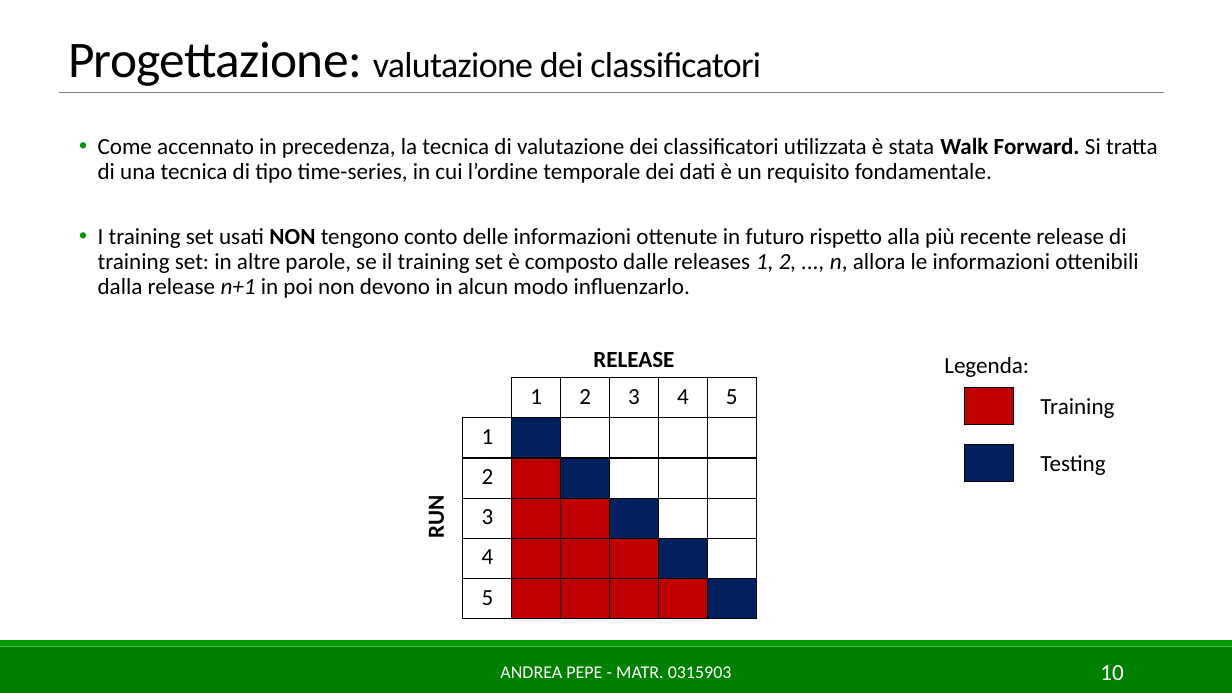
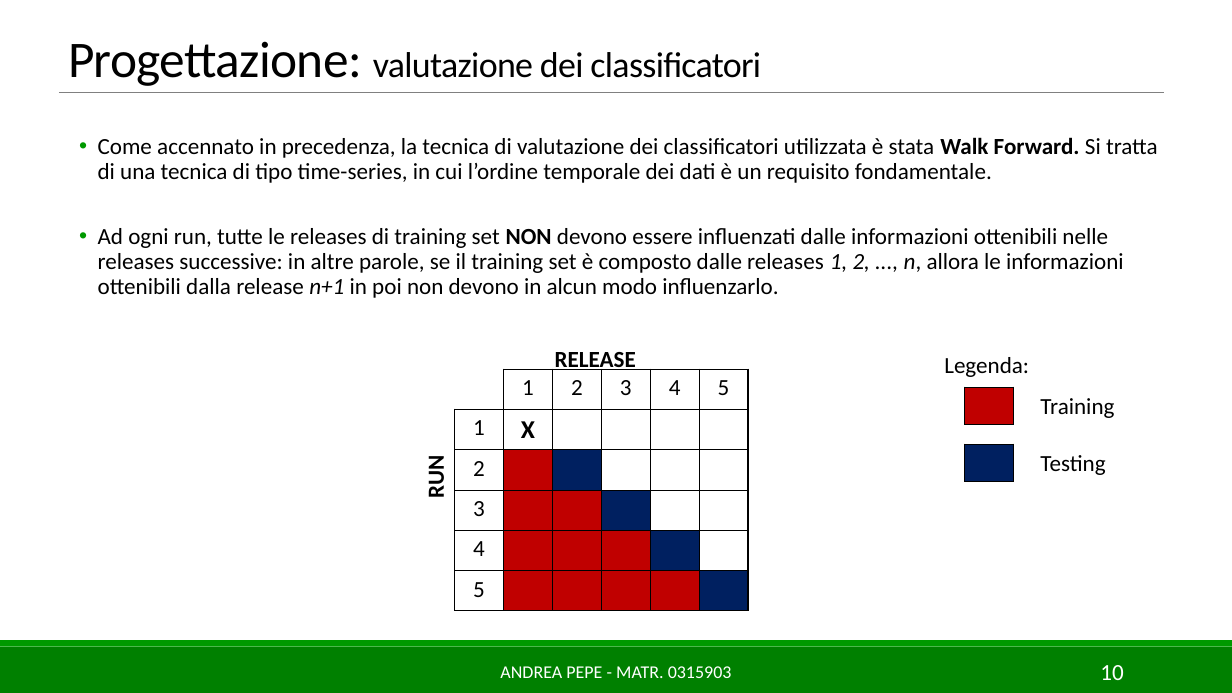
Before and after one commit to AndreaPepe/ISW2_Deliverables, a slide deck: slide 10 of ML/Slides/MLforSE_AndreaPepe_0315903.pptx. Drawn at 1232x693 pixels with LibreOffice and Linux fonts; fonts in the diff are those of the drawing. Boxes give left, top, right and bottom in pixels: in the first picture for what was removed or moved away, otherwise in the second. Text is boxed around its words. In the diff, an @@ line names an element or a change of style, - is before the commit and + after.

```diff
--- a/ML/Slides/MLforSE_AndreaPepe_0315903.pptx
+++ b/ML/Slides/MLforSE_AndreaPepe_0315903.pptx
@@ text at bbox=[98, 228, 1124, 298]: text changed @@
-  • I training set usati NON tengono conto delle informazioni ottenute in futuro rispetto alla più recente release di training set: in altre parole, se il training set è composto dalle releases 1, 2, ..., n, allora le informazioni ottenibili dalla release n+1 in poi non devono in alcun modo influenzarlo.
+  • Ad ogni run, tutte le releases di training set NON devono essere influenzati dalle informazioni ottenibili nelle releases successive: in altre parole, se il training set è composto dalle releases 1, 2, ..., n, allora le informazioni ottenibili dalla release n+1 in poi non devono in alcun modo influenzarlo.
@@ text "RELEASE" rewrapped from bbox=[593, 352, 674, 367] to bbox=[555, 352, 636, 373] @@
@@ table at bbox=[455, 369, 749, 610] @@
-row 2, column 2: 
+row 2, column 2: X
@@ fill #002060 to none in row 2, column 2 @@
@@ table: place and size @@
-table at bbox=[463, 378, 757, 619]
+table at bbox=[455, 369, 749, 610]
@@ text "RUN": place and size @@
-text "RUN" at bbox=[422, 500, 450, 537]
+text "RUN" at bbox=[422, 459, 450, 497]
```
Also in this commit, not shown: 10 other slides changed, 4 other files.
